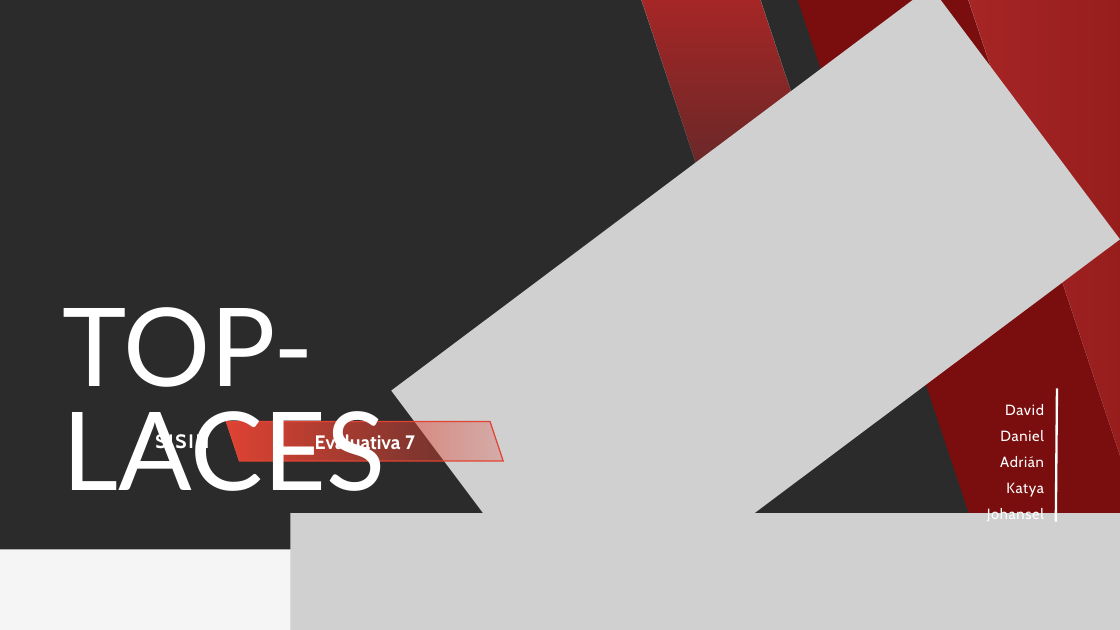
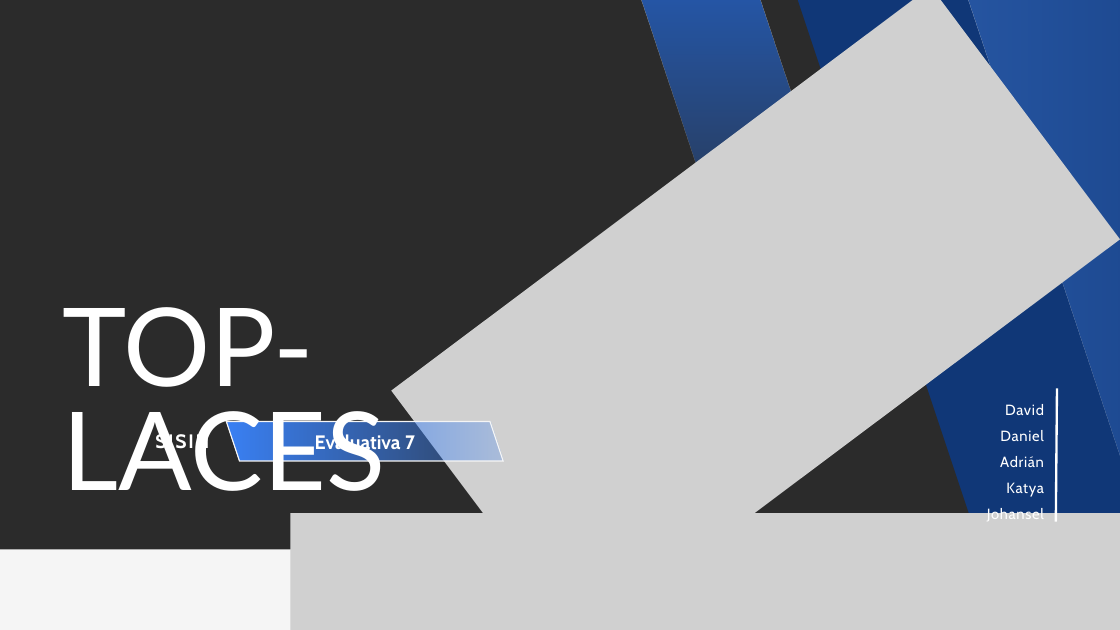
Before and after one commit to JohansemscV2/TopLaces-Evaluativa7-, a slide deck: slide 1 of Canva/Red and White Modern Sustainable Footwear Pitch Deck Presentation.pptx. Drawn at 1120x630 pixels with LibreOffice and Linux fonts; fonts in the diff are those of the drawing; grey boxes stand for pictures; background and template pictures are left out; a plain dark background stands for a picture behind light text. Boxes give left, top, right and bottom in pixels: in the first picture for what was removed or moved away, otherwise in the second. Text is boxed around its words. In the diff, an @@ line names an element or a change of style, - is before the commit and + after.

```diff
--- a/Canva/Red and White Modern Sustainable Footwear Pitch Deck Presentation.pptx
+++ b/Canva/Red and White Modern Sustainable Footwear Pitch Deck Presentation.pptx
@@ freeform shape at <box>642,0,874,340</box>: fill gradient #A82727 to gradient #2657A7 to #2657A9 @@
@@ freeform shape at <box>798,0,1120,630</box>: fill #7A0D0D to #103777 @@
@@ freeform shape at <box>968,0,1120,630</box>: fill gradient #A82727 to gradient #2756A2 to #2554A2 @@
@@ freeform shape at <box>226,422,503,461</box>: fill gradient #E14434 to gradient #3B82F6; outline #E14434 1.5 pt to #F5F5F5 1.5 pt @@
```
Also in this commit, not shown: 1 other slide changed, 1 other file.
